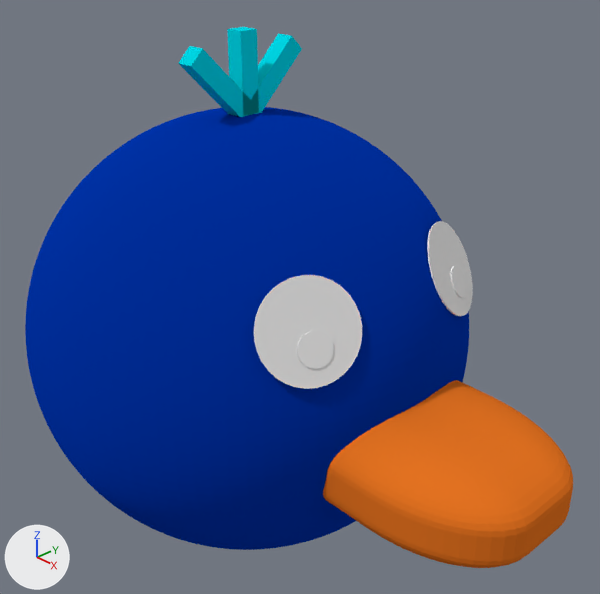
A saved change to the Blender file data/models/npc.blend.
Camera for both pictures: a camera (50 mm lens) standing at (0.699, -0.657, 0.546) and looking at (-0.013, 0.012, 0.072). The lights are fixed; the arrows at lower left show +X, +Y and +Z.

In view in the first picture: 'Beak', 'Body', 'Left strand', 'Middle strand', 'Right eye', 'Right eye.001', 'Right pupil', 'Right strand'.
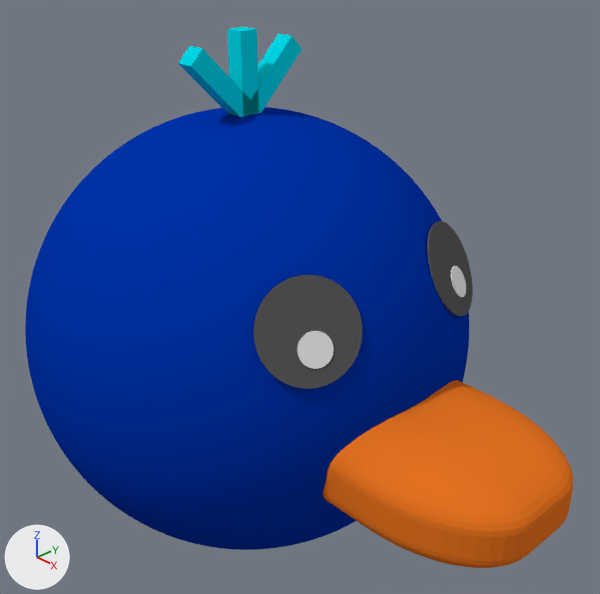
Boxes (x1, y1, x2, y2) around the edits, measured in the pictures (600 x 594 px):
'Right eye', recoloured: (254, 275, 362, 389) in both
'Right eye.001', recoloured: (427, 221, 473, 316) in both

The edits, one by one:
Material 'Eye' (mat_eye) is new.
Its base color is (0.1, 0.1, 0.1) (dark grey #595959).
me_cylinder_001 has 64 vertices, 34 faces and spans x -1.0..1.0, y -1.0..1.0, z -1.0..1.0.
me_cylinder_001 now uses material mat_eye (dark grey #595959).
me_cylinder_002 has 64 vertices, 34 faces and spans x -1.0..1.0, y -1.0..1.0, z -1.0..1.0.
me_cylinder_002 now uses material mat_eye (dark grey #595959).
